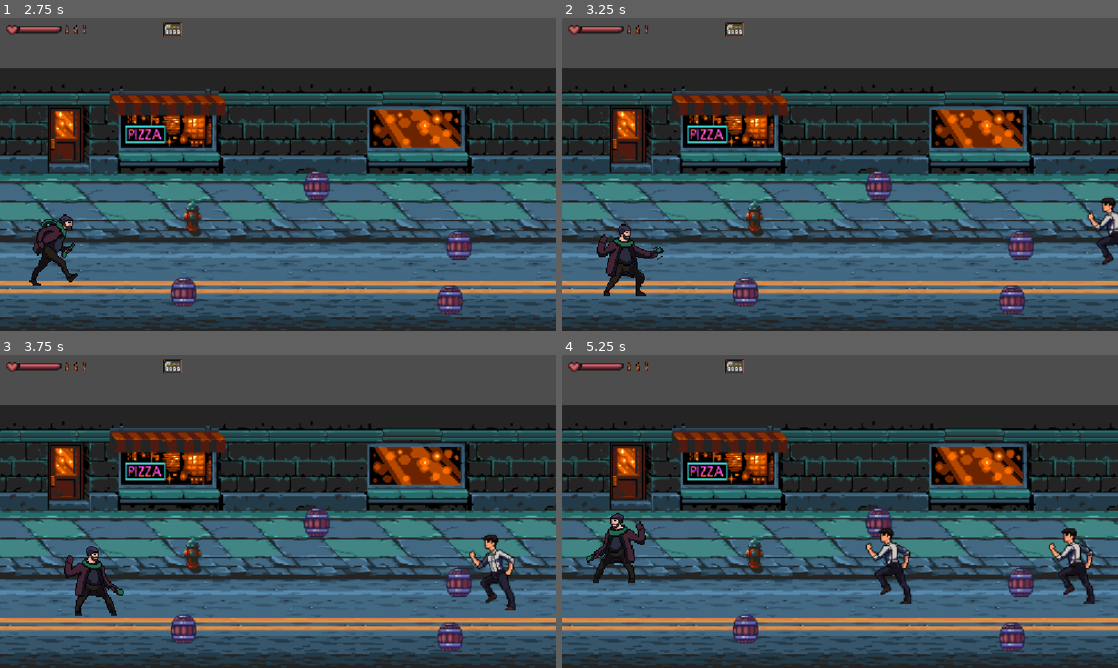
Above: before the commit, frames 1-4 (two rows, left to right).
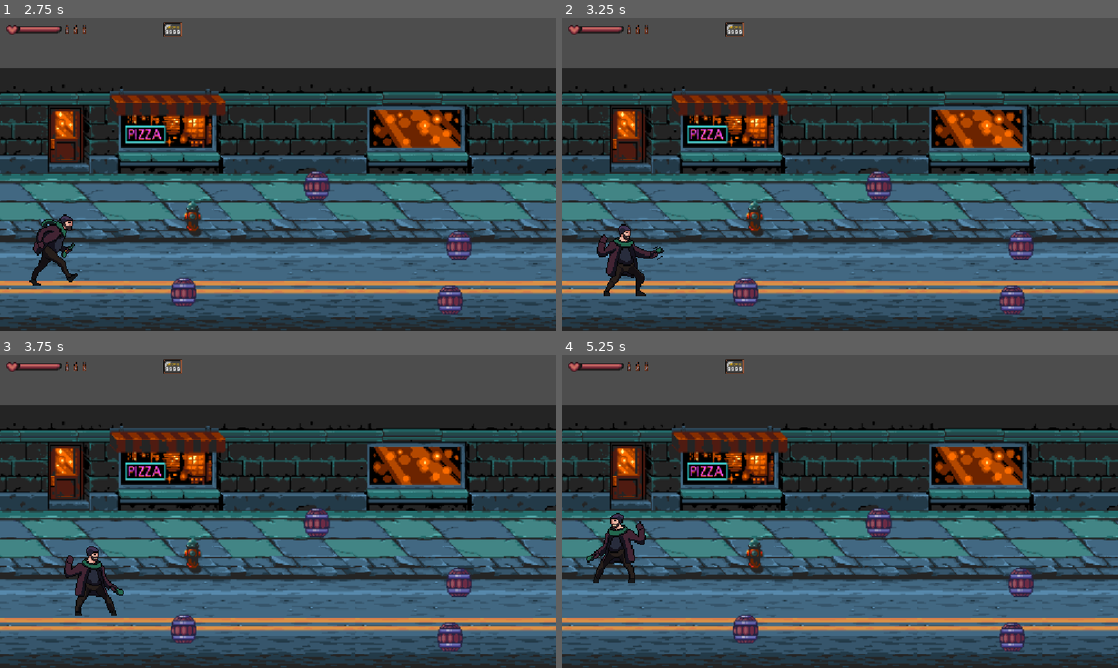
Above: after the commit, the same moments.

Repository: PedroDuarte49/Ferrol-Godot
Game: Godot game, scene res://scenes/main_menu.tscn
Same seed, same stepped clock (60 frames per second), same inputs: the game is played once before the commit and once after it.
Inputs:
- Up to frame 1 (2.75 s): click "PLAY" at 0.5 s; hold Right (right) 1.28-2.03 s; tap Z (attack) at 1.35, 2.1 s; hold Down (down) from 2.03 s (still down)
- Up to frame 2 (3.25 s): release Down (down) at 2.78 s; hold Right (right) from 2.78 s (still down); tap Z (attack) at 2.85 s
- Up to frame 3 (3.75 s): release Right (right) at 3.53 s; hold Up (up) from 3.53 s (still down); tap Z (attack) at 3.6 s
- Up to frame 4 (5.25 s): release Up (up) at 4.28 s; hold Left (left) from 4.28 s (still down); tap Z (attack) at 4.35, 5.1 s

Frame 1 is identical in both runs. In frame 2, 0.5% of the frame differs, in the area x 94-100%, y 57-79%; in frame 3, 0.8%; in frame 4, 1.7%, in the area x 54-96%, y 55-80%.

Commit message:
Spawn enemigos

Diff:
--- a/ferrol-el-juego/scenes/mapa-1.tscn
+++ b/ferrol-el-juego/scenes/mapa-1.tscn
@@ -1,10 +1,9 @@
-[gd_scene load_steps=17 format=4 uid="uid://cdh0i6alksv40"]
+[gd_scene load_steps=16 format=4 uid="uid://cdh0i6alksv40"]
 
 [ext_resource type="Texture2D" uid="uid://dhx4iqhtnhp4i" path="res://assets/Stage Layers/tileset.png" id="1_1kq6m"]
 [ext_resource type="Script" uid="uid://bhnqwgq4tejp3" path="res://scripts/mapa_1.gd" id="1_jl44s"]
 [ext_resource type="PackedScene" uid="uid://nxgdlia0kfhr" path="res://scenes/boca_incendios.tscn" id="2_acw2n"]
 [ext_resource type="Texture2D" uid="uid://cw5oxxxdf4s2w" path="res://assets/Stage Layers/fondonegro.png" id="4_acw2n"]
-[ext_resource type="PackedScene" uid="uid://bp174mq6y03ep" path="res://scenes/enemigo_boina.tscn" id="5_loevk"]
 [ext_resource type="PackedScene" uid="uid://bc7e17lxigpmi" path="res://scenes/barril.tscn" id="5_wyn66"]
 [ext_resource type="PackedScene" uid="uid://6d6lqbsmicn" path="res://scenes/botella_buffer.tscn" id="6_gymgq"]
 [ext_resource type="PackedScene" uid="uid://4yu436c3d7ki" path="res://scenes/dinero.tscn" id="6_jjktd"]
@@ -547,7 +546,7 @@
 size = Vector2(242.59639, 20)
 
 [sub_resource type="RectangleShape2D" id="RectangleShape2D_wyn66"]
-size = Vector2(1921.3843, 42.230824)
+size = Vector2(1922.3376, 50.545845)
 
 [sub_resource type="RectangleShape2D" id="RectangleShape2D_jjktd"]
 size = Vector2(1933.9546, 26.64235)
@@ -599,7 +598,7 @@
 rotation = 1.5646483
 
 [node name="CollisionShape2D" type="CollisionShape2D" parent="bordes/borde_arriba"]
-position = Vector2(-45.184925, 10.712769)
+position = Vector2(-42.02982, 6.2092896)
 rotation = 1.5755577
 shape = SubResource("RectangleShape2D_wyn66")
 
@@ -614,15 +613,6 @@
 scale = Vector2(1.0000001, 1.0000001)
 shape = SubResource("RectangleShape2D_jjktd")
 
-[node name="enemigo_boina2" parent="." instance=ExtResource("5_loevk")]
-position = Vector2(916, 59)
-
-[node name="enemigo_boina3" parent="." instance=ExtResource("5_loevk")]
-position = Vector2(1165, -15)
-
-[node name="enemigo_boina" parent="." instance=ExtResource("5_loevk")]
-position = Vector2(751, -25)
-
 [node name="barril" parent="." instance=ExtResource("5_wyn66")]
 position = Vector2(406, 113)
 
--- a/ferrol-el-juego/scripts/camera_2d.gd
+++ b/ferrol-el-juego/scripts/camera_2d.gd
@@ -5,7 +5,7 @@
 var shake_decay: float = 5.0
 var shake_offset := Vector2.ZERO
 @export var smooth: float = 0.1        # Suavizado general
-@export var deadzone_size := Vector2(100, 60)  # Tamaño de la zona muerta (mitad ancho/alto)
+@export var deadzone_size := Vector2(150, 70)  # Tamaño de la zona muerta (mitad ancho/alto)
 var cam_float_pos := Vector2.ZERO
 
 func _ready() -> void:
--- a/ferrol-el-juego/scripts/game_manager.gd
+++ b/ferrol-el-juego/scripts/game_manager.gd
@@ -9,6 +9,12 @@
 var player_spawn_tag := "Spawn"
 
 var score := 0
+var cant_ene := 0
+var aleatoria := 0
+var enemigo
+# PreCargar
+var enemigo_boina = preload("res://scenes/enemigo_boina.tscn")
+var enemigo_fuerte = preload("res://scenes/enemigo_fuerte.tscn")
 
 # Called when the node enters the scene tree for the first time.
 
@@ -52,6 +58,27 @@
 	# Ahora sí hacemos fade desde negro hacia transparente
 	fade.fade_from_black()
 
+	spawn_enemies(0,500)
+
 func add_points(points:int):
 	score += points
 	print("Points: ", score)
+
+func spawn_enemies(left_border: int, right_border: int):
+	await get_tree().create_timer(5.0).timeout
+	while cant_ene > 0:
+		aleatoria = randi_range(1,2)
+		if aleatoria == 1:
+			enemigo = enemigo_boina.instantiate()
+		elif aleatoria == 2:
+			enemigo = enemigo_fuerte.instantiate()
+
+		aleatoria = randi_range(1,2)
+		if aleatoria == 1:
+			enemigo.position = Vector2(randf_range(-500,-100 ), randf_range(50,-50 ))
+		elif aleatoria == 2:
+			enemigo.position = Vector2(randf_range(500,700 ), randf_range(50,-50 ))
+
+		add_child(enemigo)
+		cant_ene -= 1
+		await get_tree().create_timer(2.0).timeout
--- a/ferrol-el-juego/scripts/mapa_1.gd
+++ b/ferrol-el-juego/scripts/mapa_1.gd
@@ -7,7 +7,9 @@
 @onready var camera_test: Camera2D = $Camera2D
 @onready var player: Player = $player
 
-
+func _ready() -> void:
+	GameManager.cant_ene = 5
+	print("Hola")
 
 func apply_camera_limits(camera: Camera2D):
 	camera.limit_left = cam_limit_left
